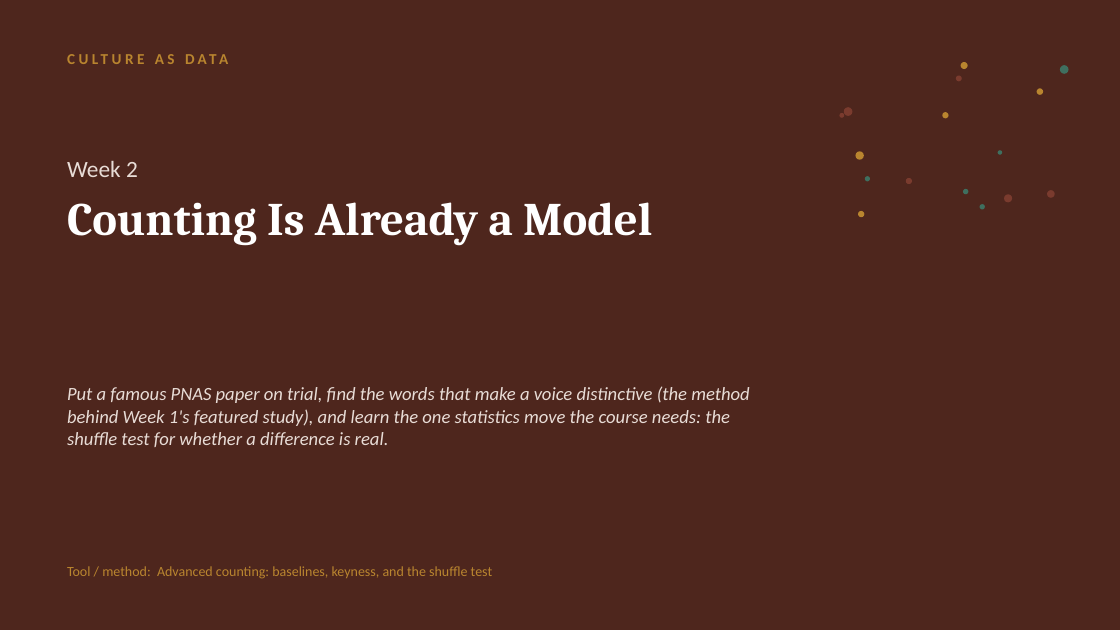
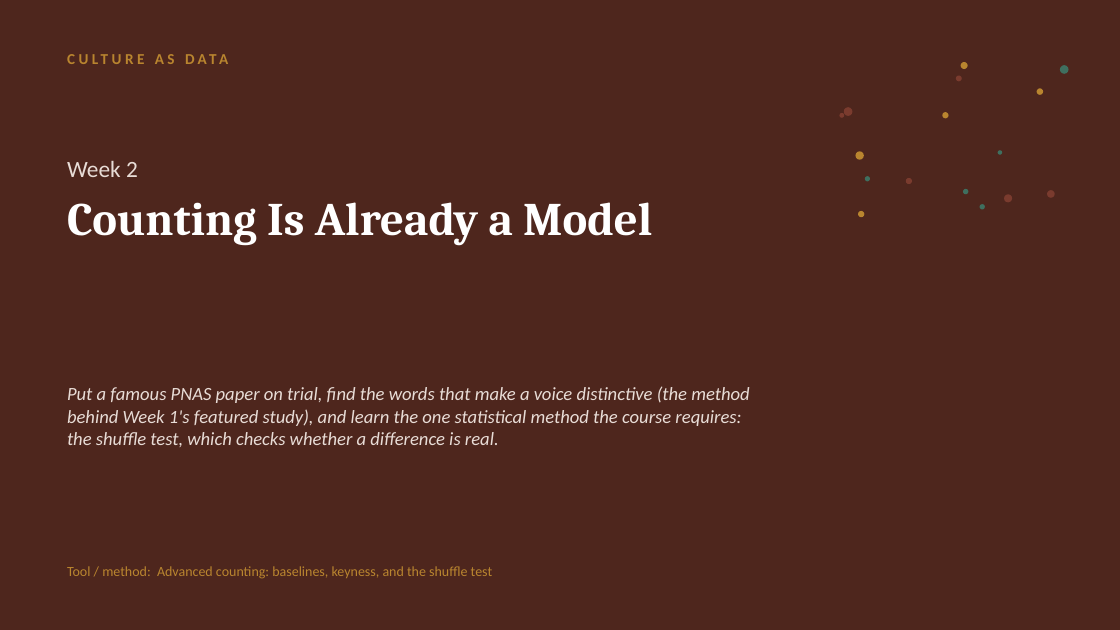
Before and after one commit to lucianli123/culture-as-data-2026, a slide deck: slide 1 of slides/pptx/week-02.pptx. Drawn at 1120x630 pixels with LibreOffice and Linux fonts; fonts in the diff are those of the drawing. Boxes give left, top, right and bottom in pixels: in the first picture for what was removed or moved away, otherwise in the second. Text is boxed around its words. In the diff, an @@ line names an element or a change of style, - is before the commit and + after.

```diff
--- a/slides/pptx/week-02.pptx
+++ b/slides/pptx/week-02.pptx
@@ text at [67,386,749,447]: text changed @@
-Put a famous PNAS paper on trial, find the words that make a voice distinctive (the method behind Week 1's featured study), and learn the one statistics move the course needs: the shuffle test for whether a difference is real.
+Put a famous PNAS paper on trial, find the words that make a voice distinctive (the method behind Week 1's featured study), and learn the one statistical method the course requires: the shuffle test, which checks whether a difference is real.
```
Also in this commit, not shown: 7 other slides changed, 37 other files.
